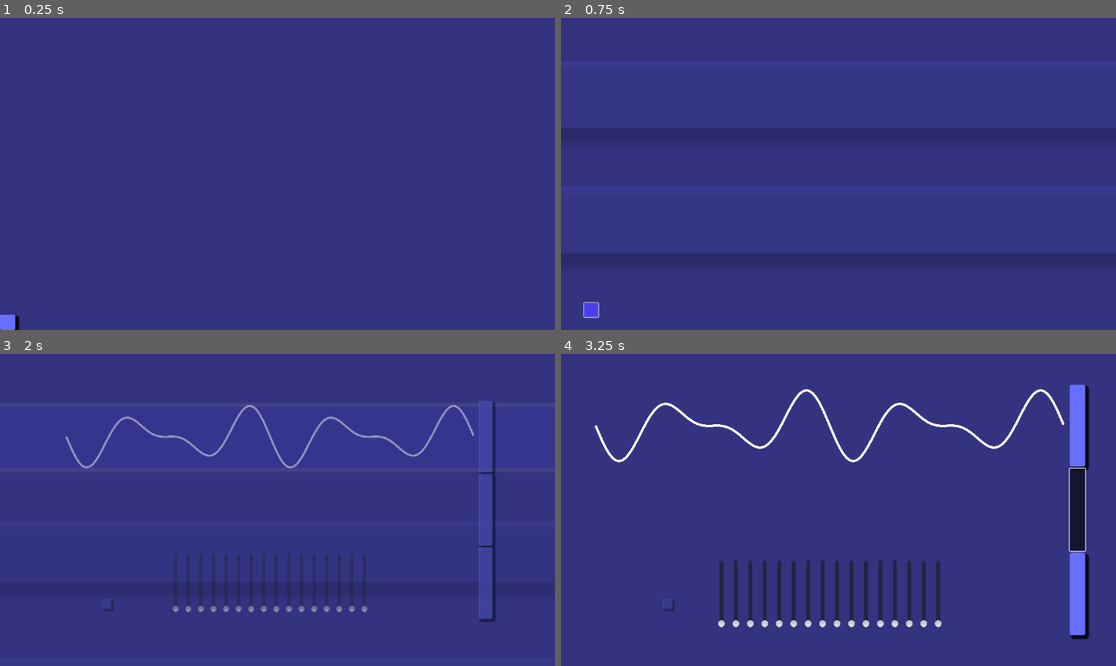
Above: before the commit, frames 1-4 (two rows, left to right).
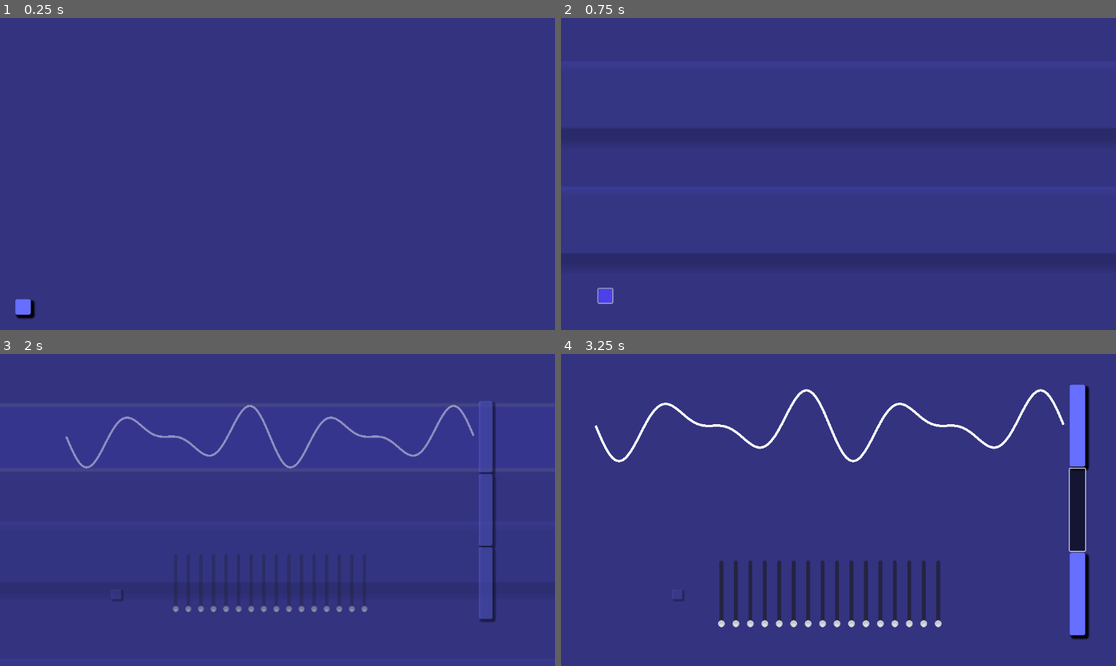
Above: after the commit, the same moments.

Repository: ViperZer0/minijam-179
Game: Godot game, scene res://scene/tutorial/tutorial.tscn
The game is run twice, just before and just after one commit, with the same random seed, the same clock (stepped at 60 frames per second) and the same inputs. This scene is started directly instead of the project's main scene.
Inputs:
- Up to frame 1 (0.25 s): no input
- Up to frame 2 (0.75 s): click "Back to Level Selection" at 0.5 s
- Up to frame 3 (2 s): click "Easy" at 1.25 s
- Up to frame 4 (3.25 s): click "Easy" at 2 s; click "Play" at 2.75 s

The runs differ from the first frame. In frame 1, 0.4% of the frame differs, in the area x 0-7%, y 89-100%; in frame 2, 0.3%; in frame 3, less than 0.1%; in frame 4, less than 0.1%.

Commit message:
Added padding between border and window

Diff:
--- a/godot/scene/tutorial/tutorial.gd
+++ b/godot/scene/tutorial/tutorial.gd
@@ -20,12 +20,15 @@
 		return harmonics.harmonics[1].harmonic_strength
 	set(value):
 		harmonics.harmonics[1].harmonic_strength = value
+		# We need this to refresh the max amplitude so it doesn't clip
+		audio_signal.harmonics = harmonics
 
 @export var add_third_harmonic: float:
 	get:
 		return harmonics.harmonics[2].harmonic_strength
 	set(value):
 		harmonics.harmonics[2].harmonic_strength = value
+		audio_signal.harmonics = harmonics
 
 func _ready():
 	var dialogue_group: Node = %Dialogue
--- a/godot/scene/tutorial/tutorial.tscn
+++ b/godot/scene/tutorial/tutorial.tscn
@@ -331,8 +331,9 @@
 mouse_filter = 2
 
 [node name="Label" parent="Dialogue/1" index="1"]
+offset_top = -50.0
 offset_right = 304.0
-offset_bottom = 155.0
+offset_bottom = 105.0
 theme_type_variation = &"TitleLabel"
 text = "Hello!"
 
@@ -344,8 +345,9 @@
 mouse_filter = 2
 
 [node name="Label" parent="Dialogue/2" index="1"]
+offset_top = -50.0
 offset_right = 325.0
-offset_bottom = 40.0
+offset_bottom = -10.0
 theme_type_variation = &"LargeLabel"
 text = "Welcome to Synthesis."
 
@@ -385,10 +387,9 @@
 mouse_filter = 2
 
 [node name="Label" parent="Dialogue/5" index="1"]
-offset_left = -168.0
-offset_top = 16.0
-offset_right = 655.0
-offset_bottom = 56.0
+offset_top = -50.0
+offset_right = 823.0
+offset_bottom = -10.0
 theme_type_variation = &"LargeLabel"
 text = "A completely pure, unmodified, single frequency."
 
@@ -555,22 +556,30 @@
 modulate = Color(1, 1, 1, 0)
 layout_mode = 1
 offset_left = 320.0
-offset_top = 496.0
+offset_top = 396.0
 offset_right = -352.0
-offset_bottom = 36.0
-
-[node name="BackButton" parent="." instance=ExtResource("10_sy64l")]
+offset_bottom = -64.0
+
+[node name="MarginContainer" type="MarginContainer" parent="."]
 layout_mode = 1
-anchors_preset = 2
-anchor_top = 1.0
-anchor_right = 0.0
-offset_top = -32.0
-offset_right = 32.0
-grow_horizontal = 1
-grow_vertical = 0
+anchors_preset = 15
+anchor_right = 1.0
+anchor_bottom = 1.0
+grow_horizontal = 2
+grow_vertical = 2
+mouse_filter = 2
+theme_override_constants/margin_left = 32
+theme_override_constants/margin_top = 32
+theme_override_constants/margin_right = 32
+theme_override_constants/margin_bottom = 32
+
+[node name="BackButton" parent="MarginContainer" instance=ExtResource("10_sy64l")]
+layout_mode = 2
+size_flags_horizontal = 0
+size_flags_vertical = 8
 text = "Back to Level Selection"
 
-[connection signal="pressed" from="BackButton" to="." method="_on_back_button_pressed"]
+[connection signal="pressed" from="MarginContainer/BackButton" to="." method="_on_back_button_pressed"]
 
 [editable path="Dialogue/1"]
 [editable path="Dialogue/2"]
